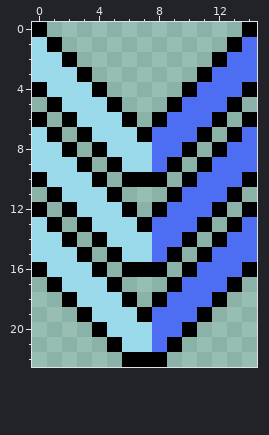
Two states of a pixel-art sprite, img/arrow.png. The picture above is the old version.
The file is 150x230 pixels, drawn in blocks of 10x10; one block is one cell here.
The same view after the edit:
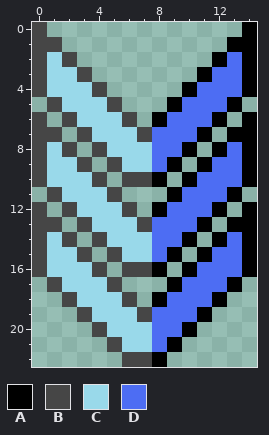
Palette (. is transparent): A #000000  B #464646  C #99d9ea  D #4d6df3
Changes in this commit:
{"y":0,"x":0,"old":"A","new":"B"}
{"y":1,"x":0,"old":"CA","new":"BB"}
{"y":1,"x":14,"old":"D","new":"A"}
{"y":2,"x":0,"old":"C","new":"B"}
{"y":2,"x":2,"old":"A","new":"B"}
{"y":2,"x":14,"old":"D","new":"A"}
{"y":3,"x":0,"old":"C","new":"B"}
{"y":3,"x":3,"old":"A","new":"B"}
{"y":3,"x":14,"old":"D","new":"A"}
{"y":4,"x":0,"old":"A","new":"B"}
{"y":4,"x":4,"old":"A","new":"B"}
{"y":5,"x":1,"old":"A","new":"B"}
{"y":5,"x":5,"old":"A","new":"B"}
{"y":6,"x":0,"old":"A","new":"B"}
{"y":6,"x":2,"old":"A","new":"B"}
{"y":6,"x":6,"old":"A","new":"B"}
{"y":7,"x":0,"old":"CA","new":"BB"}
{"y":7,"x":3,"old":"A","new":"B"}
{"y":7,"x":7,"old":"A","new":"B"}
{"y":7,"x":14,"old":"D","new":"A"}
{"y":8,"x":0,"old":"C","new":"B"}
{"y":8,"x":2,"old":"A","new":"B"}
{"y":8,"x":4,"old":"A","new":"B"}
{"y":8,"x":14,"old":"D","new":"A"}
{"y":9,"x":0,"old":"C","new":"B"}
{"y":9,"x":3,"old":"A","new":"B"}
{"y":9,"x":5,"old":"A","new":"B"}
{"y":9,"x":14,"old":"D","new":"A"}
{"y":10,"x":0,"old":"A","new":"B"}
{"y":10,"x":4,"old":"A","new":"B"}
{"y":10,"x":6,"old":"AA","new":"BB"}
{"y":11,"x":1,"old":"A","new":"B"}
{"y":11,"x":5,"old":"A","new":"B"}
{"y":12,"x":0,"old":"A","new":"B"}
{"y":12,"x":2,"old":"A","new":"B"}
{"y":12,"x":6,"old":"A","new":"B"}
{"y":13,"x":0,"old":"CA","new":"BB"}
{"y":13,"x":3,"old":"A","new":"B"}
{"y":13,"x":7,"old":"A","new":"B"}
{"y":13,"x":14,"old":"D","new":"A"}
{"y":14,"x":0,"old":"C","new":"B"}
{"y":14,"x":2,"old":"A","new":"B"}
{"y":14,"x":4,"old":"A","new":"B"}
{"y":14,"x":14,"old":"D","new":"A"}
{"y":15,"x":0,"old":"C","new":"B"}
{"y":15,"x":3,"old":"A","new":"B"}
{"y":15,"x":5,"old":"A","new":"B"}
{"y":15,"x":14,"old":"D","new":"A"}
{"y":16,"x":0,"old":"A","new":"B"}
{"y":16,"x":4,"old":"A","new":"B"}
{"y":16,"x":6,"old":"AA","new":"BB"}
{"y":17,"x":1,"old":"A","new":"B"}
{"y":17,"x":5,"old":"A","new":"B"}
{"y":18,"x":2,"old":"A","new":"B"}
{"y":18,"x":6,"old":"A","new":"B"}
{"y":19,"x":3,"old":"A","new":"B"}
{"y":19,"x":7,"old":"A","new":"B"}
{"y":20,"x":4,"old":"A","new":"B"}
{"y":21,"x":5,"old":"A","new":"B"}
{"y":22,"x":6,"old":"AA","new":"BB"}
{"label":"changed","picture_box":[32,22,152,367]}
{"label":"changed","picture_box":[242,37,257,262]}
